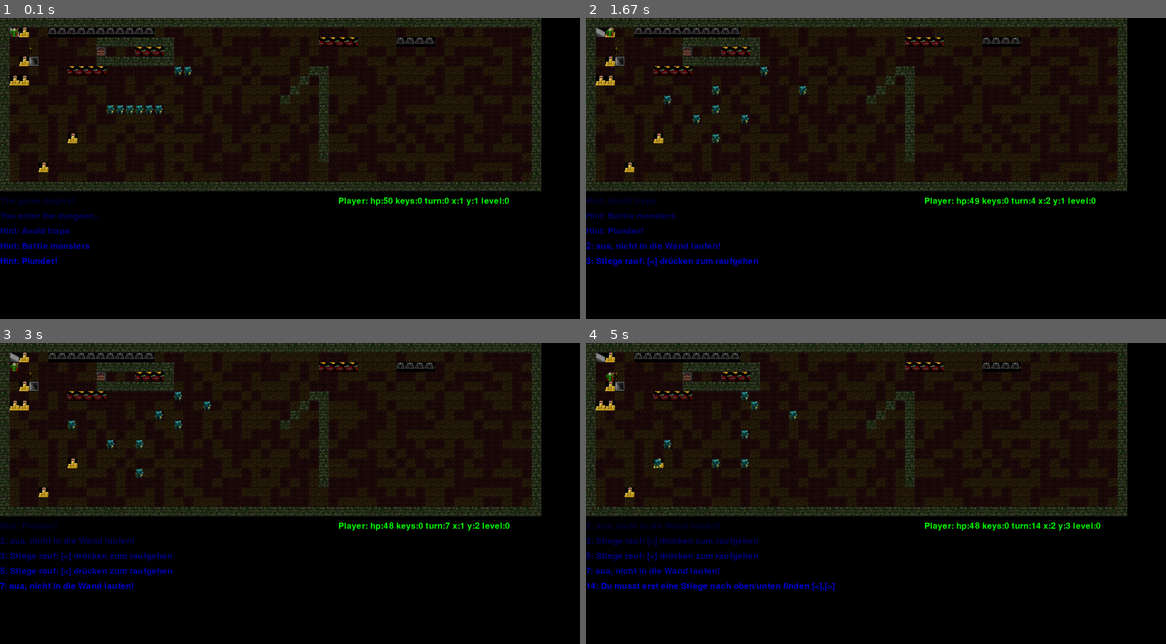
Above: before the commit, frames 1-4 (two rows, left to right).
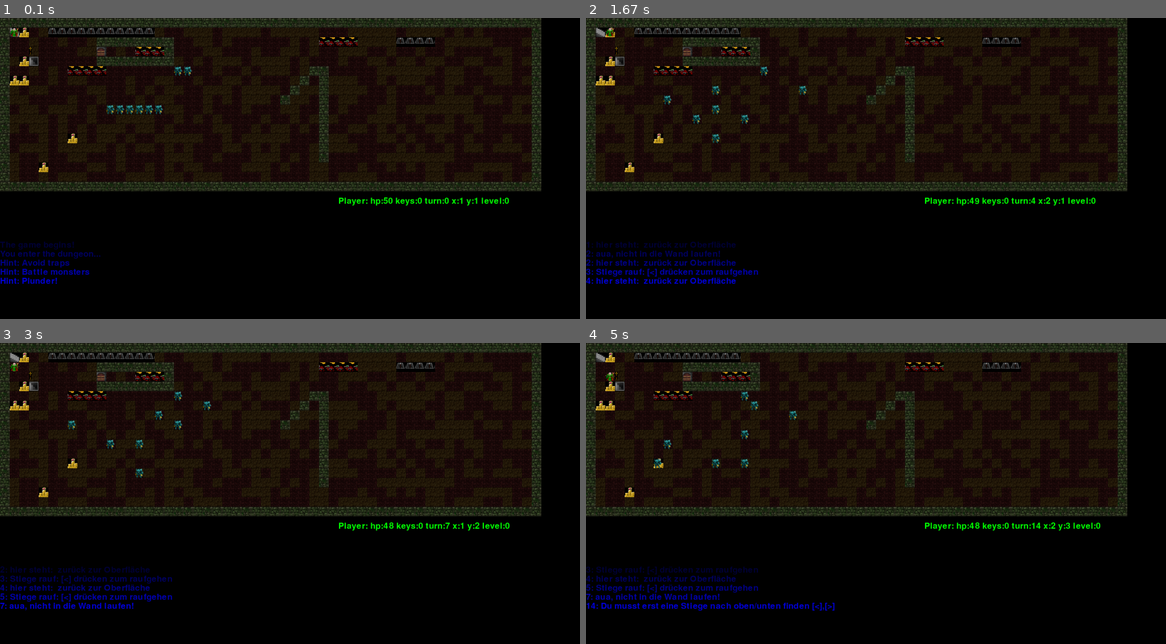
Above: after the commit, the same moments.

Repository: horstjens/spielend-programmieren
Game: pygame game, started from pyrogue/pygamerogue.py
Same seed, same stepped clock (60 frames per second), same inputs: the game is played once before the commit and once after it.
Inputs:
- Up to frame 1 (0.1 s): no input
- Up to frame 2 (1.67 s): hold Right 0.33-0.8 s; hold Up 0.83-1.13 s; tap A at 1.17 s; hold Right from 1.5 s (still down)
- Up to frame 3 (3 s): release Right at 1.97 s; hold Left 2-2.53 s; hold Down 2.57-2.87 s; hold Left from 2.9 s (still down)
- Up to frame 4 (5 s): tap . at 3.05, 4.22 s; release Left at 3.3 s; tap S at 3.33 s; hold Up 3.67-4.03 s; hold Right 4.07-4.7 s; hold Down from 4.73 s (still down); tap > at 4.88 s

The runs differ from the first frame. In frame 1, 1.2% of the frame differs, in the area x 0-18%, y 59-89%; in frame 2, 2.0%; in frame 3, 2.3%; in frame 4, 2.7%, in the area x 0-43%, y 59-89%.

Commit message:
türe korrekt aufsperrbar, status hat weniger zeilenabstand

Diff:
--- a/pyrogue/pygamerogue.py
+++ b/pyrogue/pygamerogue.py
@@ -422,22 +422,16 @@
         PygView.LOOT  = PygView.MAIN.image_at((SIDE*17,SIDE*21,SIDE,SIDE))
         PygView.KEY = PygView.FIGUREN.image_at((76, 1684,9,25))
         PygView.SIGN = PygView.GUI.image_at((197, 0, 32, 32))
-
-
-        self.player = Player(x,y,hp)
+        self.player = Player(x, y, hp)
         self.levels = []
         for filename in levelnames:
             self.levels.append(Level(filename))
         self.status = [""]
         self.level = self.levels[0]
-
-
-        #self.refresh_background = True
-        #self.refresh_removables = True
+        self.seconds = 0
+        self.turns = 0
 
     def paint(self):
-        x,y = 0, 0
-
         for y in range(self.level.depth):
             for x in range(self.level.width):
                 self.background.blit(self.level.layout[(x,y)].bild, (x * SIDE, y * SIDE))
@@ -452,41 +446,36 @@
                     self.background.blit(loot.bild, (x * SIDE, y * SIDE))
                 for key in [k for k in self.level.keys if k.x == x and k.y == y and not k.carried]:
                     self.background.blit(key.bild, (x * SIDE, y * SIDE))
-
-
-        scrollx = 0
-        scrolly = 0
-        self.screen.blit(self.background, (scrollx, scrolly))
+        self.scrollx = 0
+        self.scrolly = 0
+        self.screen.blit(self.background, (self.scrollx, self.scrolly))
 
         # ---- paint monsters ---
         for monster in self.level.monsters:
-            self.screen.blit(monster.bild, (scrollx + monster.x * SIDE, scrolly + monster.y * SIDE))
+            self.screen.blit(monster.bild, (self.scrollx + monster.x * SIDE, self.scrolly + monster.y * SIDE))
         # ---- paint player -----
-        self.screen.blit(self.player.bild, (scrollx + self.player.x * SIDE, scrolly + self.player.y * SIDE))
+        self.screen.blit(self.player.bild, (self.scrollx + self.player.x * SIDE, self.scrolly + self.player.y * SIDE))
         # ---- textbereich schwarz übermalen ---
-        pygame.draw.rect(self.screen, (0,0,0), (0, y * SIDE+50, self.width, self.height - y * SIDE + 50))
+        pygame.draw.rect(self.screen, (0, 0, 0), (0, y * SIDE+50, self.width, self.height - y * SIDE + 50))
         # ---- player status ----
         line = write("Player: hp:{} keys:{} turn:{} x:{} y:{} level:{}".format(
                 self.player.hitpoints, len(self.player.keys), self.turns, self.player.x,
-                self.player.y, self.player.z), (0,255,0))
-
-        self.screen.blit(line, (self.width - 800, y* SIDE+50))
+                self.player.y, self.player.z), (0, 255, 0))
+
+        self.screen.blit(line, (self.width - 800, y * SIDE+50))
         # ---- paint status messages -----
-        for number in range(-5,0,1):
-               line = write("{}".format(self.status[number]), (0,0,255+40*number))
-               self.screen.blit(line, (0, SIDE* y +50 + 5*50 + number * 50))
-
+        for number in range(-5, 0, 1):
+            line = write("{}".format(self.status[number]), (0, 0, 255+40*number))
+            self.screen.blit(line, (0, 20 * y + 400 + 5*30 + number * 30))
 
     def run(self):
         """The mainloop---------------------------------------------------"""
         self.clock = pygame.time.Clock()
         running = True
         self.status = ["The game begins!","You enter the dungeon...", "Hint: Avoid traps", "Hint: Battle monsters", "Hint: Plunder!"]
-        self.turns = 0
         self.level = self.levels[self.player.z]
         self.background = pygame.Surface((self.level.width*SIDE, self.level.depth*SIDE))
         while running and self.player.hitpoints > 0:
-            #self.status = self.status[:50] # only keep the last 50 lines
             self.seconds = self.clock.tick(self.fps)/1000.0  # seconds since last frame
             for event in pygame.event.get():
                 if event.type == pygame.QUIT:
@@ -538,6 +527,7 @@
                                                    self.turns))
 
                     # --------------- new location ----------
+                    # wohin: Block (Floor, Wall, Stair)
                     wohin = self.level.layout[(self.player.x+self.player.dx,self.player.y+self.player.dy)]
                     monster = self.level.is_monster(self.player.x+self.player.dx, self.player.y+self.player.dy)
                     #self.refresh_background = False
@@ -546,30 +536,31 @@
                         #self.status.append("{}: {}".format(self.turns, kampfrunde(monster, self.player)))
                         self.status.extend(kampfrunde(self.player, monster))
                         self.status.extend(kampfrunde(monster, self.player))
-                    # ----- testen ob spieler gegen Wand, Monster oder Tür läuft ----
+                        self.player.dx, self.player.dy = 0,0
+                    # ----- testen ob spieler gegen Wand
                     elif type(wohin).__name__ == "Wall":         # in die Wand gelaufen?
                         self.status.append("{}: aua, nicht in die Wand laufen!".format(self.turns))
                         self.player.hitpoints -= 1
-                    elif wohin == "D":
-                        if self.player.keys > 0:
-                            self.player.keys -= 1
+                        self.player.dx, self.player.dy = 0,0
+                    for door in [d for d in self.level.doors if d.x == self.player.x+self.player.dx and
+                                 d.y == self.player.y + self.player.dy and d.closed]:
+                        if len(self.player.keys) > 0:
+                            mykey = self.player.keys.pop()
+                            door.closed = False  # aufgesperrt !
                             self.status.append("{}: Türe aufgesperrt (1 Schlüssel verbraucht)".format(self.turns))
-                            self.level.ersetze(self.player.x+self.player.dx, self.player.y+self.player.dy, ".")
-                            #self.refresh_background = True
                         else:
+                            self.player.dx, self.player.dy = 0,0
                             self.status.append("{}: Aua! Du knallst gegen eine versperrte Türe".format(self.turns))
                             self.player.hitpoints -= 1
-                    else:
-                        self.player.x += self.player.dx
-                        self.player.y += self.player.dy
                     # ----------------- spieler ist an einer neuen position --------
+                    self.player.x += self.player.dx
+                    self.player.y += self.player.dy
                     wo = self.level.layout[(self.player.x, self.player.y)]               # wo bin ich jetzt
-                    #self.refresh_removables = False
-                    #if self.turns == 1:
-                    #    self.refresh_removables = True
-                    if type(wo).__name__ == "Sign":
-                        self.status.append("{}: hier steht: {}".format(self.turns, wo.text))
-                    elif type(wo).__name__ == "Stair":
+                    #if type(wo).__name__ == "Sign":
+                    for sign in self.level.signs:
+                        if sign.x == self.player.x and sign.y == self.player.y:
+                            self.status.append("{}: hier steht: {}".format(self.turns, sign.text))
+                    if type(wo).__name__ == "Stair":
                         if wo.down:
                             self.status.append("{}: Stiege runter: [>] drücken zum runtergehen".format(self.turns))
                         else:
